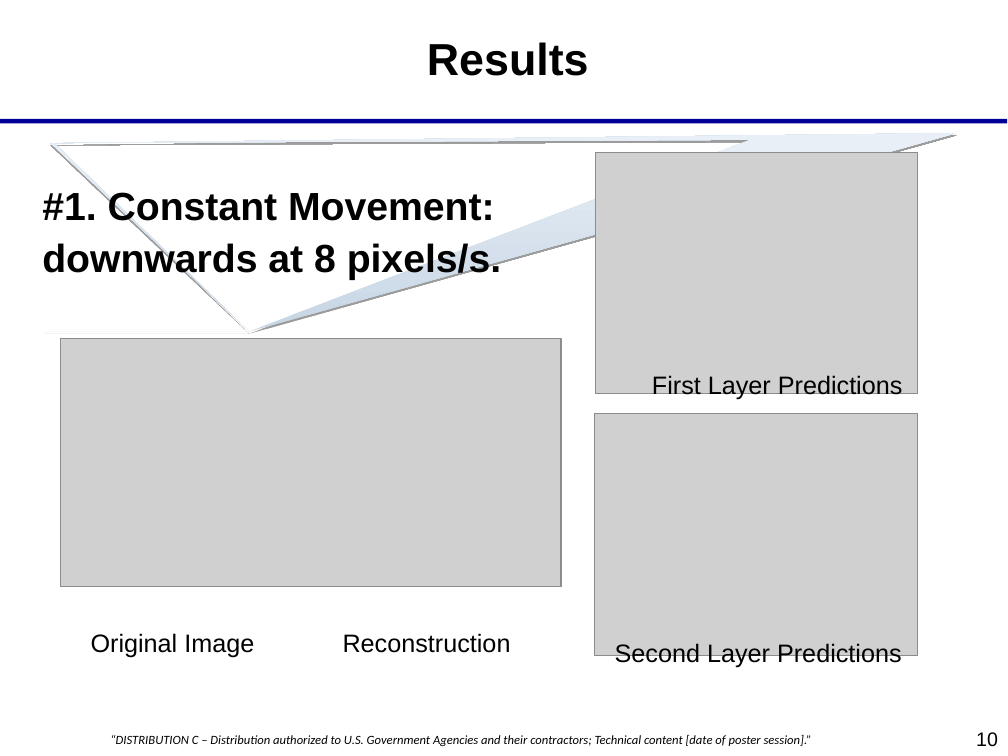
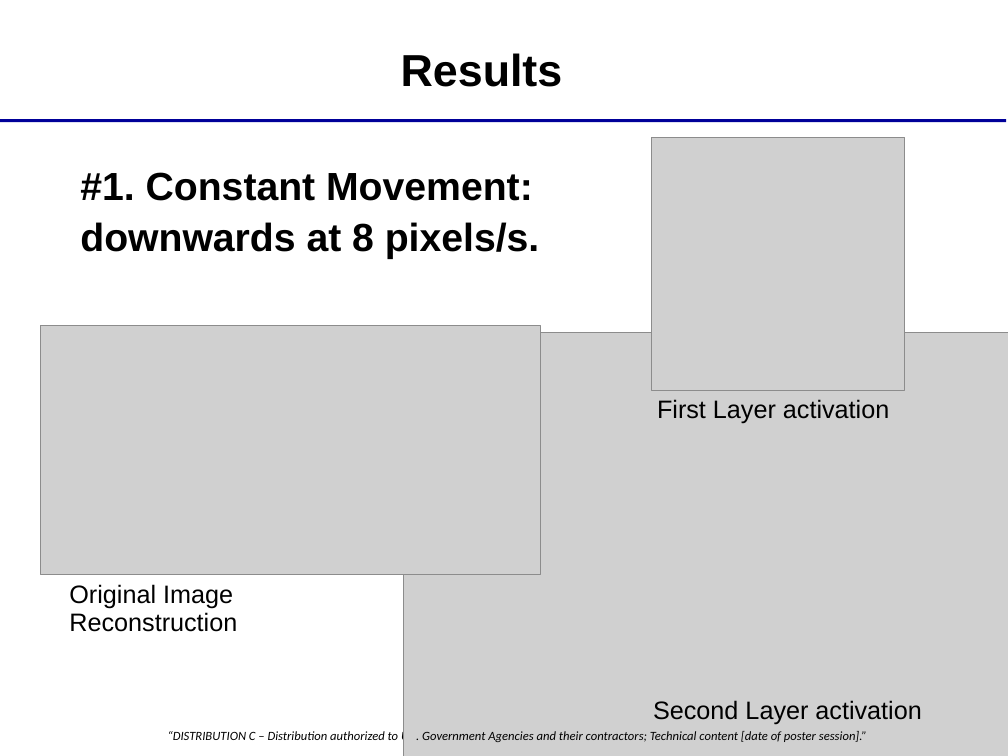
Before and after one commit to savannaos/Star-Field-Transformations, a slide deck: slide 9 of documents/starfields.ppt (slide 10 before the commit). Drawn at 1008x756 pixels with LibreOffice and Linux fonts; fonts in the diff are those of the drawing; grey boxes stand for pictures; background and template pictures are left out. Boxes give left, top, right and bottom in pixels: in the first picture for what was removed or moved away, otherwise in the second. Text is boxed around its words. In the diff, an @@ line names an element or a change of style, - is before the commit and + after.

```diff
--- a/documents/starfields.ppt
+++ b/documents/starfields.ppt
@@ text "Results": place and size @@
-text "Results" at bbox=[427, 42, 589, 76]
+text "Results" at bbox=[401, 53, 563, 87]
@@ text "Results" at bbox=[401, 53, 563, 87]: vertical alignment middle to top @@
@@ freeform shape removed at bbox=[43, 140, 957, 339] @@
@@ picture: place and size @@
-picture at bbox=[596, 152, 917, 393]
+picture at bbox=[651, 137, 905, 390]
@@ text "#1. Constant Movement: downwards at ...": place and size @@
-text "#1. Constant Movement: downwards at ..." at bbox=[42, 192, 501, 280]
+text "#1. Constant Movement: downwards at ..." at bbox=[80, 172, 539, 259]
@@ picture: place and size @@
-picture at bbox=[60, 339, 561, 588]
+picture at bbox=[40, 326, 541, 575]
@@ picture: place and size @@
-picture at bbox=[595, 413, 917, 655]
+picture at bbox=[403, 333, 1008, 756]
@@ text at bbox=[657, 399, 889, 423]: text changed @@
-First Layer Predictions
+First Layer activation
@@ text "Original Image Reconstruction" rewrapped from bbox=[91, 633, 511, 658] to bbox=[69, 584, 237, 632] @@
@@ text at bbox=[653, 700, 921, 725]: text changed @@
-Second Layer Predictions
+Second Layer activation
@@ text "“DISTRIBUTION C – Distribution authorized ...": place and size @@
-text "“DISTRIBUTION C – Distribution authorized ..." at bbox=[110, 735, 812, 746]
+text "“DISTRIBUTION C – Distribution authorized ..." at bbox=[168, 729, 869, 743]
@@ text added at bbox=[424, 731, 867, 742], 9 pt, text #000000, italic @@
+. Government Agencies and their contractors; Technical content [date of poster session].”
@@ page number removed at bbox=[976, 732, 998, 747] @@
-10
```
Also in this commit, not shown: 9 other slides changed, 5 slides added, 3 slides removed, 23 other files.
